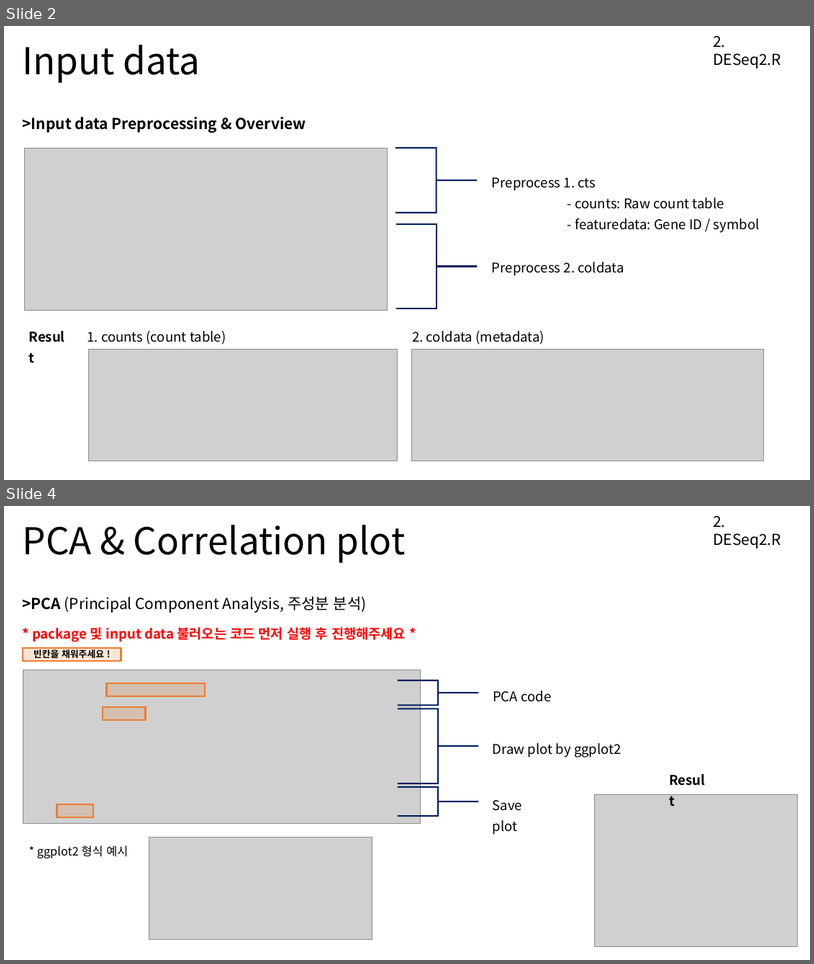
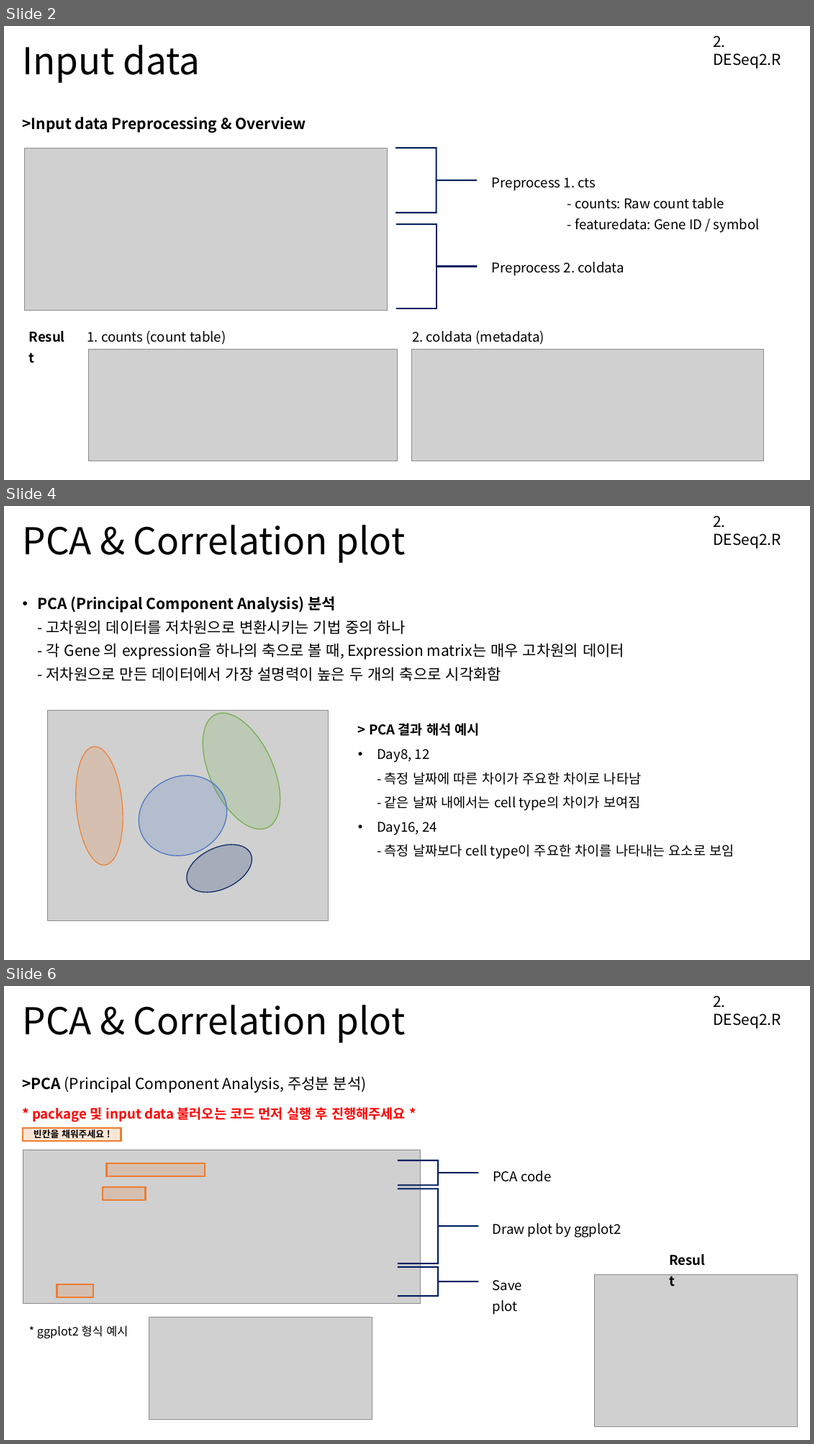
Before and after one commit to Khreat0205/Education_BulkRNAseq, a slide deck: Presentation/2. DESeq2.pptx. Shown one above the other, each under a label of ours: slides 2 and 4 before the commit, slides 2, 4 and 6 after it; the slides between them are not shown. The pictures are 814x964 and 814x1444 pixels, drawn with LibreOffice and Linux fonts; fonts in the diff are those of the drawing; grey boxes stand for pictures. Boxes give left, top, right and bottom in pixels: in the first picture for what was removed or moved away, otherwise in the second. Text is boxed around its words. In the diff, an @@ line names an element or a change of style, - is before the commit and + after.

Commit message:
220406 - Update DESeq presentation

```diff
--- a/Presentation/2. DESeq2.pptx
+++ b/Presentation/2. DESeq2.pptx
@@ slide 4 added at <box>4,506,810,960</box>, background #FFFFFF @@
@@ title added at <box>23,525,406,563</box>, 44 pt, text #000000 @@
+PCA & Correlation plot
@@ text added at <box>713,515,782,548</box>, 18 pt, text #000000 @@
+2. DESeq2.R
@@ text added at <box>38,596,625,681</box>, 18 pt, text #000000 @@
+• PCA (Principal Component Analysis) 분석
+  - 고차원의 데이터를 저차원으로 변환시키는 기법 중의 하나
+  - 각 Gene 의 expression을 하나의 축으로 볼 때, Expression matrix는 매우 고차원의 데이터
+  - 저차원으로 만든 데이터에서 가장 설명력이 높은 두 개의 축으로 시각화함
@@ picture added at <box>47,710,329,921</box> @@
@@ ellipse added at <box>187,701,297,841</box>, fill #70AD47 at 20% opacity, outline #70AD47 1 pt @@
@@ text added at <box>369,723,734,859</box>, 16 pt, text #000000 @@
+> PCA 결과 해석 예시
+• Day8, 12
+  - 측정 날짜에 따른 차이가 주요한 차이로 나타남
+  - 같은 날짜 내에서는 cell type의 차이가 보여짐
+• Day16, 24
+  - 측정 날짜보다 cell type이 주요한 차이를 나타내는 요소로 보임
@@ ellipse added at <box>72,744,128,867</box>, fill #ED7D31 at 20% opacity, outline #ED7D31 1 pt @@
@@ ellipse added at <box>126,761,240,870</box>, fill #4472C4 at 20% opacity, outline #4472C4 1 pt @@
@@ ellipse added at <box>179,834,260,901</box>, fill #002060 at 20% opacity, outline #002060 1 pt @@
@@ what was slide 4 is now slide 6 @@
```
Also in this commit, not shown: 2 slides changed, 1 other slide added.
